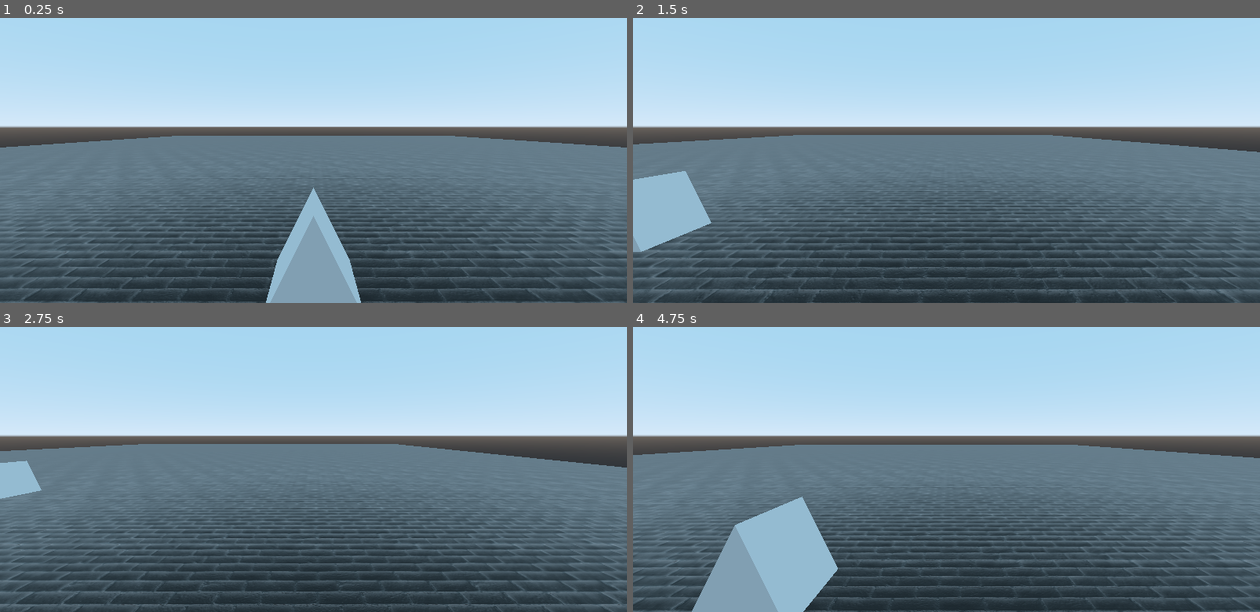
Above: before the commit, frames 1-4 (two rows, left to right).
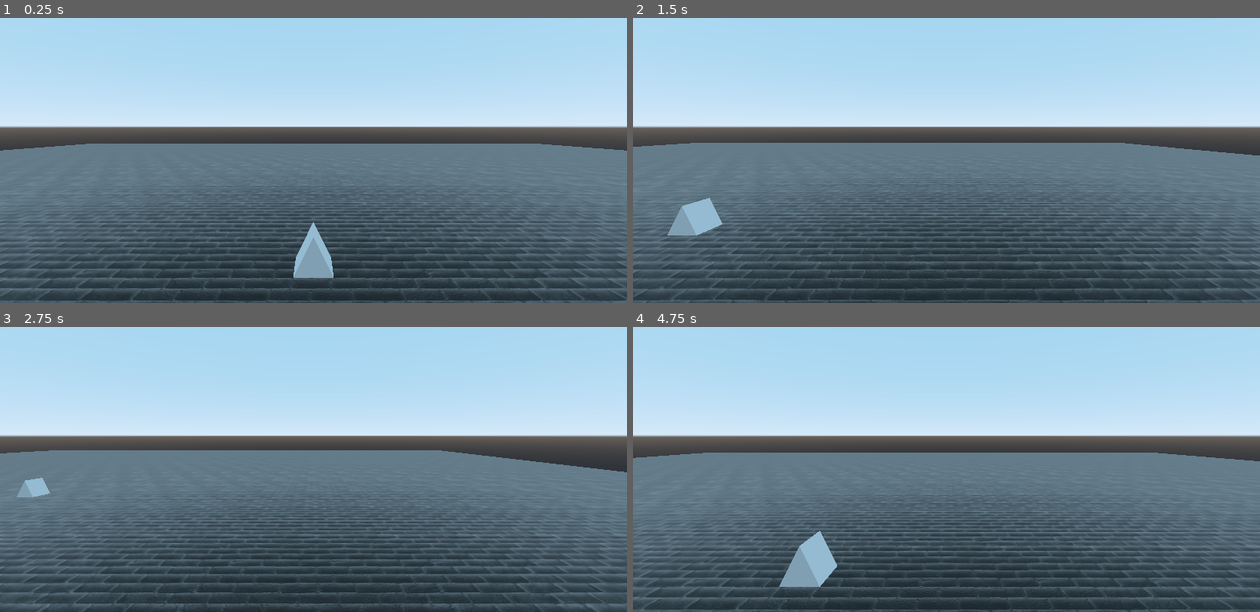
Above: after the commit, the same moments.

Repository: PandaPalumbo/GalacticWarfare
Game: Godot game, scene res://World.tscn
The game is run twice, just before and just after one commit, with the same random seed, the same clock (stepped at 60 frames per second) and the same inputs.
Inputs (mouse positions are in pixels of both pictures, inside the frame that each line leads up to):
- Up to frame 1 (0.25 s): no input
- Up to frame 2 (1.5 s): tap Enter at 0.5 s; move the mouse to (1084, 109) at 0.52 s; hold D (move_right) 0.53-1.28 s; hold R (rotate) 0.53-1.28 s; click (1084, 109) at 0.67 s; tap M (moveUnit, bound only after the commit) at 0.8, 1.35 s; move the mouse to (821, 143) at 1.27 s; hold S (move_backward) from 1.28 s (still down); click (821, 143) at 1.42 s
- Up to frame 3 (2.75 s): tap R (rotate) at 1.55 s; move the mouse to (376, 358) at 2.02 s; release S (move_backward) at 2.03 s; hold D (move_right) from 2.03 s (still down); hold R (rotate) from 2.03 s (still down); click (376, 358) at 2.17 s; tap M (moveUnit, bound only after the commit) at 2.3 s
- Up to frame 4 (4.75 s): move the mouse to (915, 506) at 2.77 s; release D (move_right) at 2.78 s; release R (rotate) at 2.78 s; hold W (move_forward) 2.78-3.53 s; tap M (moveUnit, bound only after the commit) at 2.85, 3.8, 4.35 s; click (915, 506) at 2.92 s; tap R (rotate) at 3.05, 4.55 s; move the mouse to (1134, 489) at 3.52 s; hold R (rotate) 3.53-4.28 s; hold A (move_left) from 3.53 s (still down); click (1134, 489) at 3.67 s; move the mouse to (758, 384) at 4.27 s; click (758, 384) at 4.42 s

The runs differ from the first frame. In frame 1, 12% of the frame differs, in the area x 0-100%, y 41-100%; in frame 2, 13%; in frame 3, 12%; in frame 4, 14%.

Commit message:
drag and drop movement, unit highliting, unit rotation, unit raise/lower

Diff:
--- /dev/null
+++ b/Unit.gd
@@ -0,0 +1,97 @@
+extends RigidBody
+
+
+#params
+var isHighlighted = false
+var canRotate = false
+var canMove = false
+var speed = 0.1
+var rot_x = 0
+var rot_y = 0
+var camera
+const ray_length = 1000
+var originOnSelect
+var moveDistance = 10
+
+
+func _ready():
+	camera = get_node("../Player/Camera")
+	if camera:
+		print(camera.name)
+
+func _process(delta):
+	if isHighlighted:
+		if Input.is_action_pressed("rotate"):
+			canRotate = true
+		if Input.is_action_just_released("rotate"):
+			canRotate = false
+		if Input.is_action_pressed("moveUnit"):
+			canMove = true
+		if Input.is_action_just_released("moveUnit"):
+			canMove = false
+
+func _input(event):
+	if canRotate:
+		handleRotation(event)
+	if isHighlighted:
+		handleRaiseLower(event)
+		handleMove(event)
+
+func _on_Unit_input_event(camera, event, click_position, click_normal, shape_idx):
+	if event is InputEventMouseButton and event.button_mask & 1:
+		if event.is_pressed():
+			handleHighlight()
+			print('poop')
+
+func handleHighlight():
+	if isHighlighted and !canMove:
+		var children = $Unit.get_children()
+		for child in children:
+			if child.name == 'outline':
+				$Unit.remove_child(child)
+				isHighlighted = false
+	else:
+		originOnSelect = global_transform.origin
+		var mesh_outline = $Unit.mesh.create_outline(0.02)
+		var Outline = MeshInstance.new()
+		Outline.name = 'outline'
+		$Unit.add_child(Outline)
+		Outline.set_mesh(mesh_outline)
+		var highlightMaterial = load("res://materials/highlight.tres")
+		Outline.set_surface_material(0, highlightMaterial)
+		isHighlighted = true
+
+func handleRotation(event):
+	if isHighlighted:
+		if event is InputEventMouseMotion:
+			var rotation_speed = speed* 0.1
+
+			# modify accumulated mouse rotation
+			rot_x -= event.relative.x * rotation_speed
+			rot_y -= event.relative.y * rotation_speed
+			transform.basis = Basis() # reset rotation
+			rotate_object_local(Vector3(0, 1, 0), rot_x) # first rotate in Y
+			rotate_object_local(Vector3(0, 1, 0), rot_y) # first rotate in Y
+
+func handleRaiseLower(event):
+	if event is InputEventMouseButton:
+		if event.is_pressed():
+			if canMove:
+				if event.button_index == BUTTON_WHEEL_UP:
+					translate_object_local(Vector3(0,1,0)*speed)
+				if event.button_index == BUTTON_WHEEL_DOWN:
+					translate_object_local(Vector3(0,-1,0)*speed)
+
+func handleMove(event):
+	if isHighlighted:
+		if canMove:
+			if event is InputEventMouseMotion and event.button_mask & 1:
+				var from = camera.project_ray_origin(event.position)
+				var to = from + camera.project_ray_normal(event.position) * ray_length
+				var space_state = get_world().get_direct_space_state()
+				var hit = space_state.intersect_ray(from, to)
+				if hit.size() != 0:
+					var resultPos = Vector3(hit.position.x, global_transform.origin.y, hit.position.z)
+					global_transform.origin = resultPos
+					var distance = originOnSelect.distance_to(resultPos)
+					print("Distance: %s" % [distance])
--- a/World.tscn
+++ b/World.tscn
@@ -2,7 +2,7 @@
 
 [ext_resource path="res://materials/brickOrange/brick.tres" type="Material" id=1]
 [ext_resource path="res://scripts/Player.gd" type="Script" id=2]
-[ext_resource path="res://scripts/Unit.gd" type="Script" id=3]
+[ext_resource path="res://Unit.gd" type="Script" id=4]
 
 [sub_resource type="SphereShape" id=1]
 radius = 1.24724
@@ -10,17 +10,17 @@
 [sub_resource type="PhysicsMaterial" id=2]
 
 [sub_resource type="BoxShape" id=3]
-extents = Vector3( 25, 0.5, 25 )
+extents = Vector3( 25, 0.142432, 25 )
 
 [sub_resource type="CubeMesh" id=4]
 
+[sub_resource type="BoxShape" id=7]
+extents = Vector3( 0.215265, 0.213395, 0.223039 )
+
 [sub_resource type="PrismMesh" id=5]
-size = Vector3( 2, 2, 1 )
+size = Vector3( 0.5, 0.5, 0.5 )
 
-[sub_resource type="SpatialMaterial" id=7]
-
-[sub_resource type="BoxShape" id=6]
-extents = Vector3( 0.462548, 1, 0.492581 )
+[sub_resource type="SpatialMaterial" id=6]
 
 [node name="World" type="Spatial"]
 transform = Transform( 0.783215, 0, 0, 0, 0.783215, 0, 0, 0, 0.783215, 0, 0.519873, 0 )
@@ -29,9 +29,8 @@
 }
 
 [node name="Player" type="KinematicBody" parent="."]
-transform = Transform( 1, 0, 0, 0, 1, 0, 0, 0, 1, 0, 1.7592, -22.5873 )
-collision_layer = 3
-collision_mask = 0
+transform = Transform( 1, 0, 0, 0, 1, 0, 0, 0, 1, 0, 2.5822, -3.56053 )
+collision_layer = 2147483649
 script = ExtResource( 2 )
 
 [node name="Camera" type="InterpolatedCamera" parent="Player"]
@@ -43,7 +42,9 @@
 shape = SubResource( 1 )
 
 [node name="Ground" type="StaticBody" parent="."]
+transform = Transform( 1, 0, 0, 0, 1, 0, 0, 0, 1, 0, 0.585989, 0 )
 collision_layer = 3
+collision_mask = 3
 physics_material_override = SubResource( 2 )
 
 [node name="CollisionShape" type="CollisionShape" parent="Ground"]
@@ -54,14 +55,24 @@
 mesh = SubResource( 4 )
 material = ExtResource( 1 )
 
-[node name="Unit" type="CSGMesh" parent="."]
-transform = Transform( 1, 0, 0, 0, 1, 0, 0, 0, 1, 0, 0, -19.7189 )
+[node name="Unit" type="RigidBody" parent="."]
+collision_layer = 2
+collision_mask = 2
+script = ExtResource( 4 )
+
+[node name="CollisionShape" type="CollisionShape" parent="Unit"]
+transform = Transform( 1.20978, 0, 0, 0, 1.20389, 0, 0, 0, 1, 0, 0.954428, 0 )
+shape = SubResource( 7 )
+
+[node name="Unit" type="CSGMesh" parent="Unit"]
+transform = Transform( 1, 0, 0, 0, 1, 0, 0, 0, 1, 0, 0.951276, 0 )
 mesh = SubResource( 5 )
-material = SubResource( 7 )
-script = ExtResource( 3 )
+material = SubResource( 6 )
 
-[node name="Area" type="Area" parent="Unit"]
-
-[node name="CollisionShape" type="CollisionShape" parent="Unit/Area"]
-shape = SubResource( 6 )
-[connection signal="input_event" from="Unit/Area" to="Unit" method="_on_Area_input_event"]
+[node name="UI" type="Control" parent="."]
+margin_right = 40.0
+margin_bottom = 40.0
+__meta__ = {
+"_edit_use_anchors_": false
+}
+[connection signal="input_event" from="Unit" to="Unit" method="_on_Unit_input_event"]
--- a/project.godot
+++ b/project.godot
@@ -81,6 +81,11 @@
 "events": [ Object(InputEventKey,"resource_local_to_scene":false,"resource_name":"","device":0,"alt":false,"shift":false,"control":false,"meta":false,"command":false,"pressed":false,"scancode":82,"unicode":0,"echo":false,"script":null)
  ]
 }
+moveUnit={
+"deadzone": 0.5,
+"events": [ Object(InputEventKey,"resource_local_to_scene":false,"resource_name":"","device":0,"alt":false,"shift":false,"control":false,"meta":false,"command":false,"pressed":false,"scancode":77,"unicode":0,"echo":false,"script":null)
+ ]
+}
 
 [rendering]
 
--- a/scripts/Player.gd
+++ b/scripts/Player.gd
@@ -5,8 +5,6 @@
 
 func _process(delta):
 	movement()
-
-
 
 
 func _input(event):
--- a/scripts/Unit.gd
+++ b/scripts/Unit.gd
@@ -1,67 +1 @@
 extends CSGMesh
-
-#params
-var isHighlighted = false
-var canRotate = false
-var speed = 0.1
-var rot_x = 0
-var rot_y = 0
-
-func _ready():
-	pass
-
-
-func _process(delta):
-	if isHighlighted:
-		if Input.is_action_pressed("rotate"):
-			canRotate = true
-		else:
-			canRotate = false
-
-func _on_Area_input_event(camera, event, click_position, click_normal, shape_idx):
-	if event is InputEventMouseButton and event.button_mask & 1:
-		if event.is_pressed():
-			handleHighlight()
-
-func _input(event):
-	if canRotate:
-		handleRotation(event)
-	if isHighlighted:
-		handleRaiseLower(event)
-
-func handleHighlight():
-	if isHighlighted:
-		var children = get_children()
-		for child in children:
-			if child.name == 'outline':
-				remove_child(child)
-				isHighlighted = false
-	else:
-		var mesh_outline = mesh.create_outline(0.02)
-		var Outline = MeshInstance.new()
-		Outline.name = 'outline'
-		add_child(Outline)
-		Outline.set_mesh(mesh_outline)
-		var highlightMaterial = load("res://materials/highlight.tres")
-		Outline.set_surface_material(0, highlightMaterial)
-		isHighlighted = true
-
-func handleRotation(event):
-
-	if isHighlighted:
-		if event is InputEventMouseMotion:
-			var rotation_speed = speed* 0.1
-
-			# modify accumulated mouse rotation
-			rot_x -= event.relative.x * rotation_speed
-			transform.basis = Basis() # reset rotation
-			rotate_object_local(Vector3(0, 1, 0), rot_x) # first rotate in Y
-
-
-func handleRaiseLower(event):
-	if event is InputEventMouseButton:
-		if event.is_pressed():
-			if event.button_index == BUTTON_WHEEL_UP:
-				translate_object_local(Vector3(0,1,0)*speed)
-			if event.button_index == BUTTON_WHEEL_DOWN:
-				translate_object_local(Vector3(0,-1,0)*speed)
Not shown, added: meshes/uploads_files_969074_Reaper+merged+Pose+OBJ.OBJ.import
Not shown, added: meshes/uploads_files_969074_Reaper+merged+Pose+OBJ.OBJ
